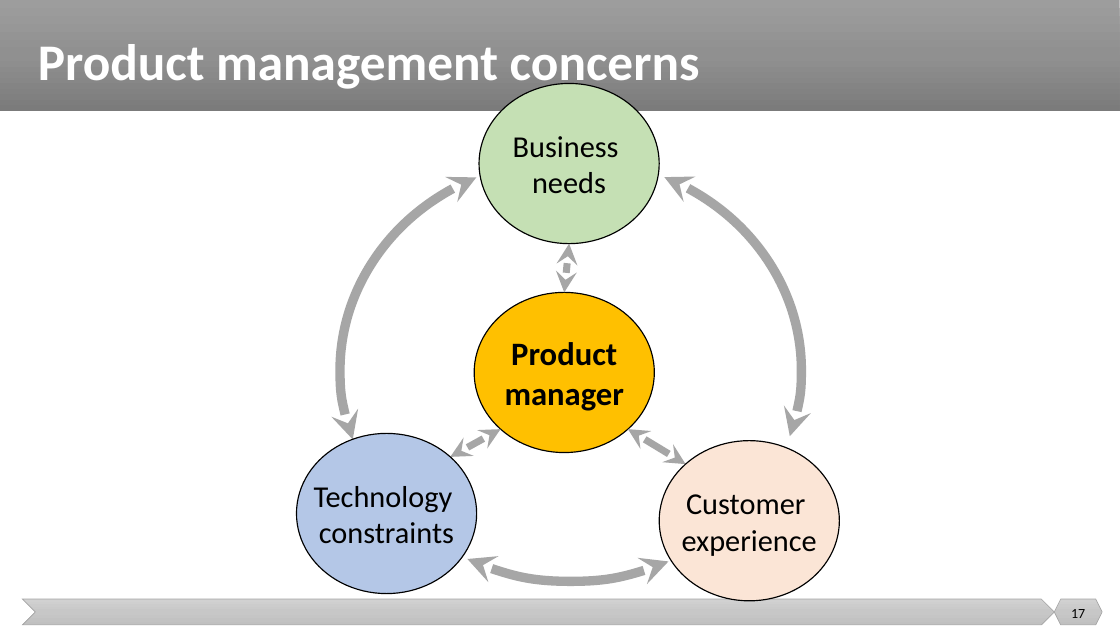
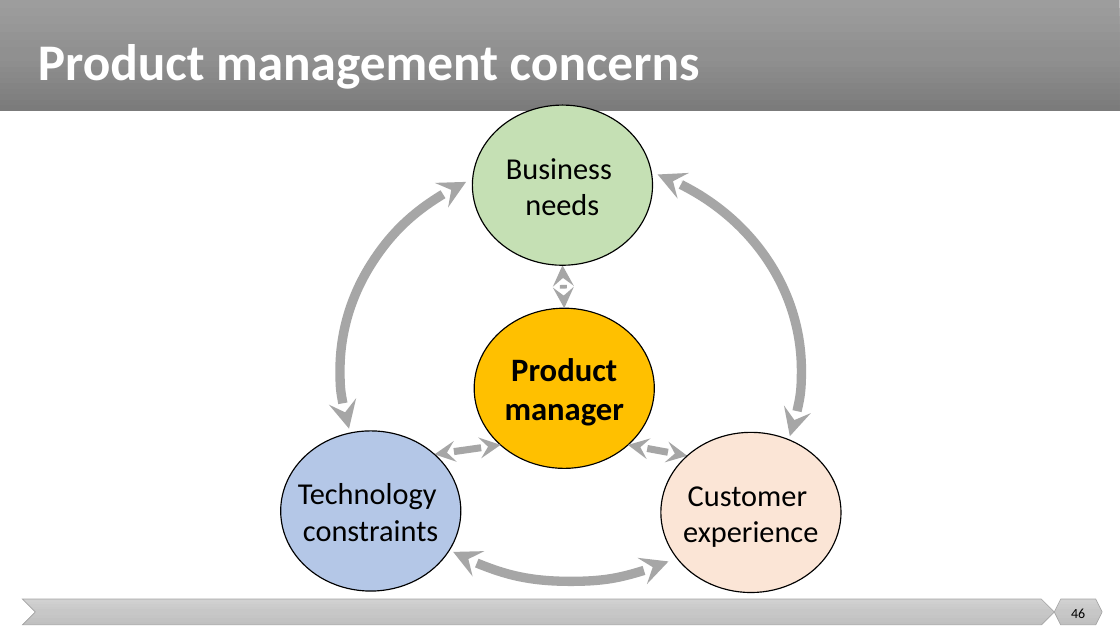
Before and after one commit to malenezi/malenezi, a slide deck: slide 46 of SE423/Lectures/2-Software Engineering/Software Engineering.pptx (slide 17 before the commit). Drawn at 1120x630 pixels with LibreOffice and Linux fonts; fonts in the diff are those of the drawing. Boxes give left, top, right and bottom in pixels: in the first picture for what was removed or moved away, otherwise in the second. Text is boxed around its words. In the diff, an @@ line names an element or a change of style, - is before the commit and + after.

```diff
--- a/SE423/Lectures/2-Software Engineering/Software Engineering.pptx
+++ b/SE423/Lectures/2-Software Engineering/Software Engineering.pptx
@@ ellipse "Business needs": place and size @@
-ellipse "Business needs" at [479, 83, 659, 244]
+ellipse "Business needs" at [472, 105, 652, 266]
@@ proportions changed in 3 elements at [340, 159, 802, 581], [340, 159, 802, 581], [340, 159, 802, 581] @@
@@ double arrow moved from (565, 292) - (570, 244) to (565, 308) - (563, 266) @@
@@ ellipse "Product manager": place and size @@
-ellipse "Product manager" at [475, 292, 655, 453]
+ellipse "Product manager" at [475, 308, 655, 469]
@@ ellipse "Technology constraints": place and size @@
-ellipse "Technology constraints" at [297, 434, 476, 594]
+ellipse "Technology constraints" at [281, 431, 460, 592]
@@ double arrow moved from (501, 429) - (450, 457) to (501, 445) - (434, 455) @@
@@ double arrow moved from (686, 465) - (628, 429) to (687, 456) - (628, 445) @@
@@ ellipse "Customer experience": place and size @@
-ellipse "Customer experience" at [660, 441, 839, 602]
+ellipse "Customer experience" at [661, 433, 841, 593]
@@ page number at [1071, 608, 1085, 618]: text changed @@
-17
+46
```
Also in this commit, not shown: 29 other slides changed, 5 slides removed, 10 other files.
